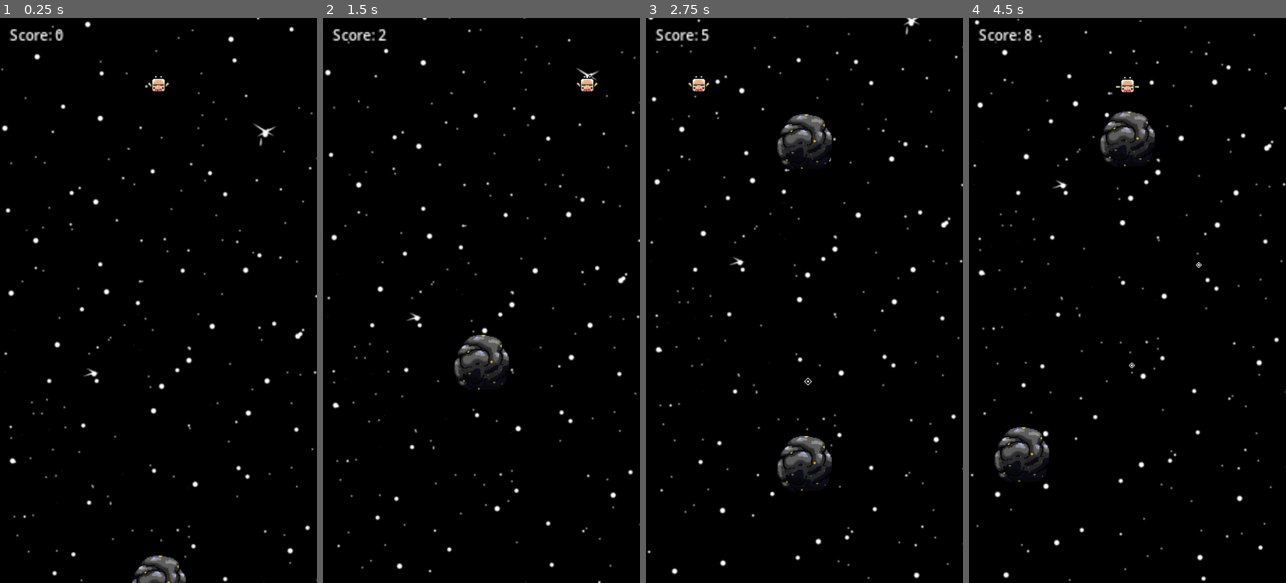
Above: before the commit, frames 1-4 (left to right).
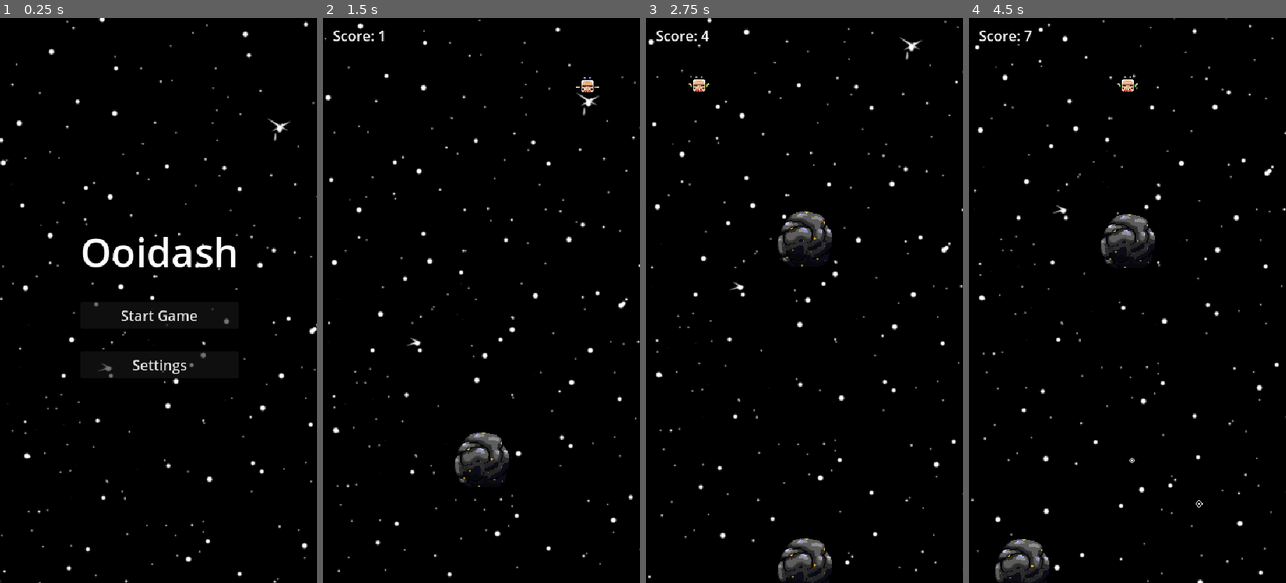
Above: after the commit, the same moments.

Repository: scarbone98/Ooidash-web-remake
Game: Godot game, scene res://main_menu.tscn
Two runs of this game, one before a commit and one after it. Both use one fixed random seed, a clock stepped at 60 frames per second and the inputs below. Before the commit the project starts from res://main_scene.tscn.
Inputs (mouse positions are in pixels of both pictures, inside the frame that each line leads up to):
- Up to frame 1 (0.25 s): no input
- Up to frame 2 (1.5 s): click (481, 311) at 0.5 s, where only the run after the commit has a clickable "Start Game"; move the mouse to (551, 272) at 1.27 s; hold Right (move_right) from 1.28 s (still down); click (551, 272) at 1.35 s
- Up to frame 3 (2.75 s): move the mouse to (741, 328) at 2.02 s; release Right (move_right) at 2.03 s; hold Left (move_left) from 2.03 s (still down); click (741, 328) at 2.1 s
- Up to frame 4 (4.5 s): move the mouse to (1159, 176) at 2.77 s; release Left (move_left) at 2.78 s; hold Right (move_right) 2.78-4.28 s; click (1159, 176) at 2.85 s; move the mouse to (1111, 413) at 3.52 s; click (1111, 413) at 3.6 s; move the mouse to (1222, 385) at 4.27 s; hold Left (move_left) from 4.28 s (still down); click (1222, 385) at 4.35 s

The runs differ from the first frame. In frame 1, 5.1% of the frame differs, in the area x 0-100%, y 0-100%; in frame 2, 4.8%; in frame 3, 6.5%; in frame 4, 6.5%.

Commit message:
new build and settings + revert

Diff:
--- /dev/null
+++ b/build/Ooidash.manifest.json
@@ -0,0 +1 @@
+{"background_color":"#000000","display":"standalone","icons":[{"sizes":"144x144","src":"Ooidash.144x144.png","type":"image/png"},{"sizes":"180x180","src":"Ooidash.180x180.png","type":"image/png"},{"sizes":"512x512","src":"Ooidash.512x512.png","type":"image/png"}],"name":"Ooidash","orientation":"portrait","start_url":"./Ooidash.html"}
--- a/main_menu.tscn
+++ b/main_menu.tscn
@@ -16,8 +16,7 @@
 script = ExtResource("1_6q5pw")
 
 [node name="Background" parent="." instance=ExtResource("1_xwvit")]
-position = Vector2(741, -11)
-scale = Vector2(1.71, 1.71)
+position = Vector2(408, -17)
 
 [node name="VBoxContainer" type="VBoxContainer" parent="."]
 layout_mode = 1
--- a/main_scene.tscn
+++ b/main_scene.tscn
@@ -67,7 +67,6 @@
 parameters/looping = true
 
 [node name="Camera2D" type="Camera2D" parent="."]
-zoom = Vector2(2, 2)
 script = ExtResource("8_ndxgp")
 
 [node name="GameManager" type="Node" parent="."]
--- a/project.godot
+++ b/project.godot
@@ -11,18 +11,21 @@
 [application]
 
 config/name="Ooidash"
-run/main_scene="res://main_scene.tscn"
+run/main_scene="res://main_menu.tscn"
 config/features=PackedStringArray("4.3", "GL Compatibility")
 config/icon="res://icon.svg"
 
 [display]
 
-window/size/viewport_width=720
-window/size/viewport_height=1280
+window/size/viewport_width=360
+window/size/viewport_height=640
 window/size/initial_position_type=0
 window/size/resizable=false
 window/size/always_on_top=true
-window/stretch/mode="canvas_items"
+window/size/window_width_override=1080
+window/size/window_height_override=1920
+window/stretch/mode="viewport"
+window/stretch/scale_mode="integer"
 window/handheld/orientation=1
 
 [input]
@@ -47,5 +50,7 @@
 
 [rendering]
 
+textures/canvas_textures/default_texture_filter=0
 renderer/rendering_method="gl_compatibility"
 renderer/rendering_method.mobile="gl_compatibility"
+textures/vram_compression/import_etc2_astc=true
--- a/scripts/background.gd
+++ b/scripts/background.gd
@@ -35,7 +35,7 @@
 
 func _spawn_planet() -> void:
 	var initialized_planet_sprite = planets[planet_index].instantiate()
-	var planet_speed = get_random_int_in_range(10, 500)
+	var planet_speed = get_random_int_in_range(50, 250)
 	active_bg_elements.append(_spawn_bg_element(initialized_planet_sprite, planet_speed))
 	planet_index += (planet_index + 1) % planets.size()
 
@@ -52,7 +52,7 @@
 func _spawn_planets():
 	while true:
 		var spawn_timer = Timer.new()
-		spawn_timer.set_wait_time(5)
+		spawn_timer.set_wait_time(15)
 		add_child(spawn_timer)
 		spawn_timer.start()
 		await spawn_timer.timeout
Not shown, added: build/Ooidash.144x144.png.import
Not shown, added: build/Ooidash.180x180.png.import
Not shown, added: build/Ooidash.512x512.png.import
Not shown, added: build/Ooidash.apple-touch-icon.png.import
Not shown, added: build/Ooidash.icon.png.import
Not shown, added: build/Ooidash.png.import
Not shown, added: export_presets.cfg
Not shown, added: build/Ooidash.144x144.png
Not shown, added: build/Ooidash.180x180.png
Not shown, added: build/Ooidash.512x512.png
Not shown, added: build/Ooidash.apple-touch-icon.png
Not shown, added: build/Ooidash.audio.worklet.js
(and 8 more such lines)
